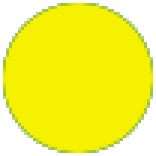
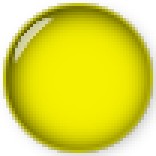
Revision of a layered 156px x 156px image; what changed, layer by layer:
added layer "Glass" above "Handicapped" over [0, 0, 156, 156]
hid "Green" over [3, 3, 153, 153]
hid "Blue" over [3, 3, 153, 153]
